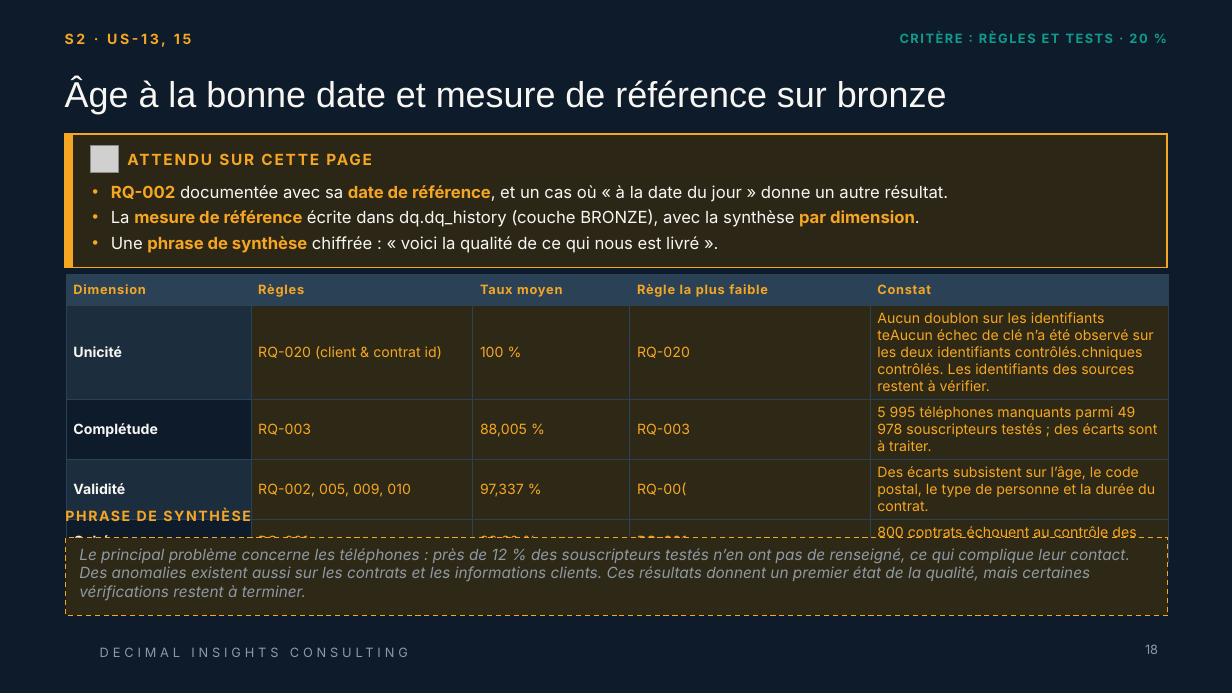
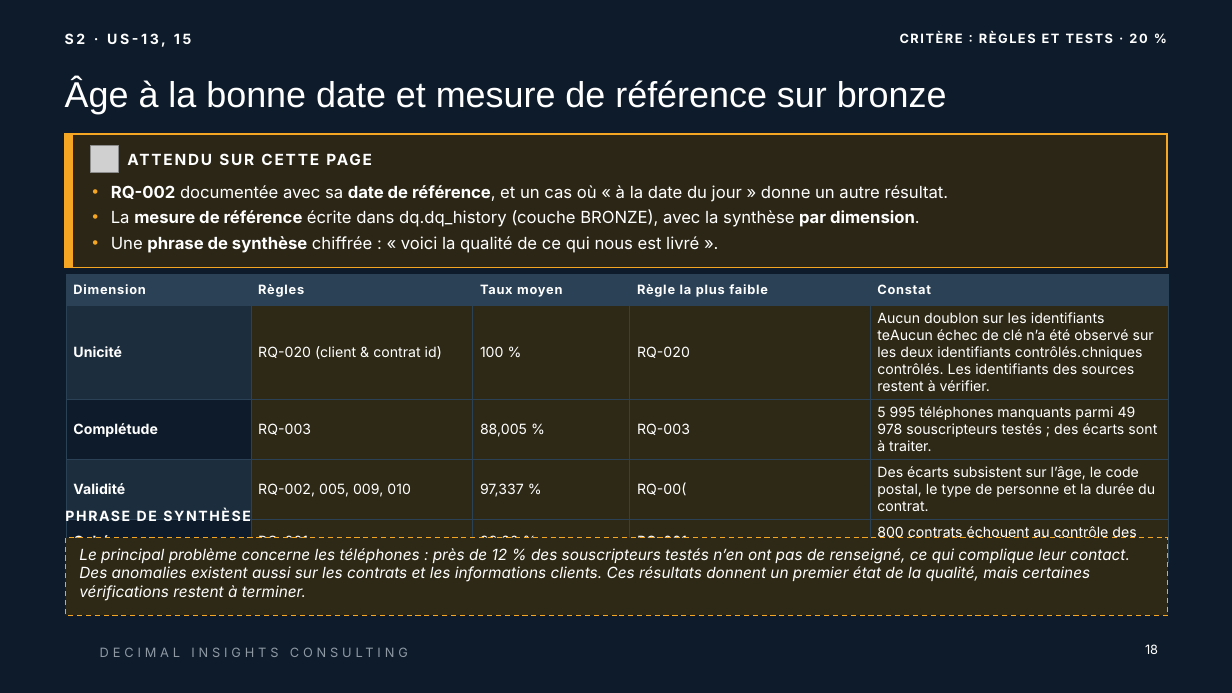
Before and after one commit to ruthabebeneg/td-qualite-g02, a slide deck: slide 18 of livrables/Livrable_Groupe_TD_AssurConnect.pptx. Drawn at 1232x693 pixels with LibreOffice and Linux fonts; fonts in the diff are those of the drawing; grey boxes stand for pictures; background and template pictures are left out. Boxes give left, top, right and bottom in pixels: in the first picture for what was removed or moved away, otherwise in the second. Text is boxed around its words. In the diff, an @@ line names an element or a change of style, - is before the commit and + after.

```diff
--- a/livrables/Livrable_Groupe_TD_AssurConnect.pptx
+++ b/livrables/Livrable_Groupe_TD_AssurConnect.pptx
@@ text "CRITÈRE : RÈGLES ET TESTS ..." at (x1=900, y1=32, x2=1147, y2=43): text colour #0F9B8E to #FFFFFF @@
@@ text "RQ-002 documentée avec sa date ..." at (x1=111, y1=185, x2=949, y2=253): text colour #F5A623 to #FFFFFF in "RQ-002 date de référence,", "mesure de référence par dimension.", "phrase de synthèse"; text colour #F7F6F2 to #FFFFFF in "documentée avec sa référence, et un cas ...", "La écrite dans dq.dq_history (couche BRONZE), avec ...", "Une chiffrée : « voici la qualité ..." @@
@@ table at (x1=67, y1=274, x2=1169, y2=562) @@
@@ text colour #F5A623 to #FFFFFF @@
@@ text colour #F7F6F2 to #FFFFFF in "Unicité", "Complétude", "Validité", "Cohérence" @@
@@ text colour #F5A623 to #FFFFFF in 3 elements at (x1=65, y1=33, x2=191, y2=47), (x1=128, y1=146, x2=867, y2=172), (x1=66, y1=503, x2=1168, y2=529) @@
@@ rectangle "Le principal problème concerne les ..." at (x1=66, y1=538, x2=1168, y2=616): text colour #8E99A4 to #FFFFFF @@
@@ page number at (x1=1145, y1=644, x2=1158, y2=654): text colour #8E99A4 to #FFFFFF @@
```
Also in this commit, not shown: 47 other slides changed, 2 slides added.
